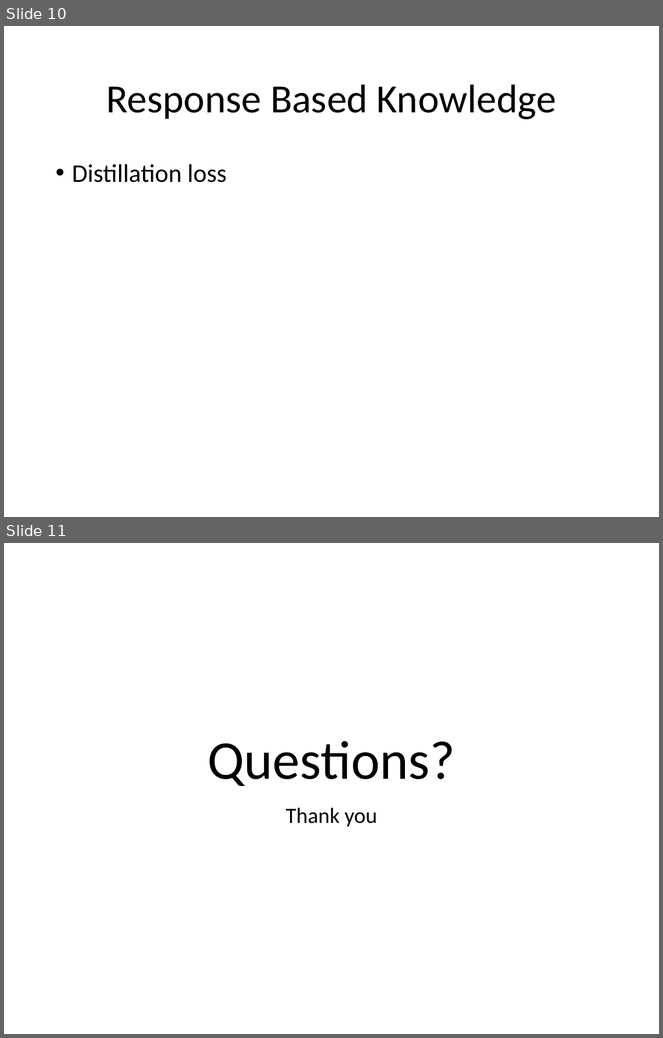
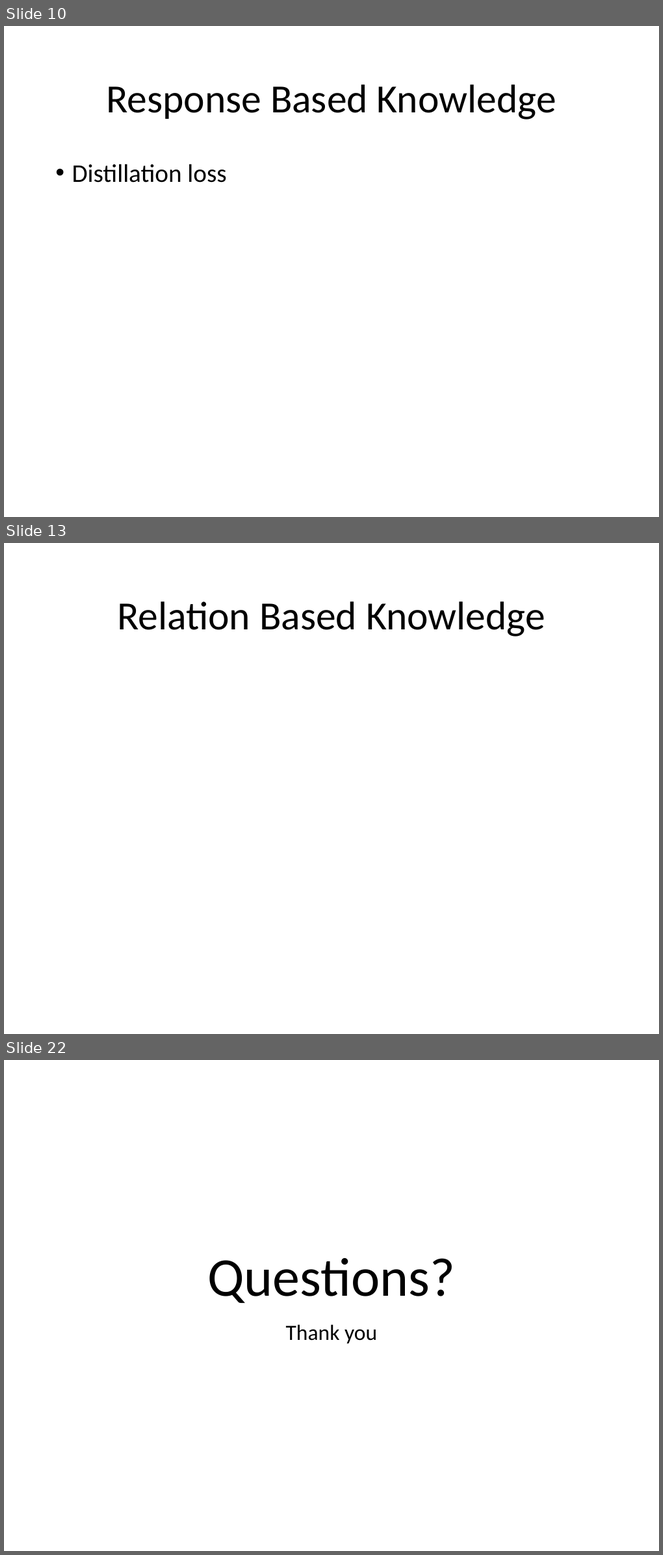
Before and after one commit to look4pritam/KnowledgeDistillation, a slide deck: Presentations/KnowledgeDistillation.pptx. Shown one above the other, each under a label of ours: slides 10 and 11 before the commit, slides 10, 13 and 22 after it; the slides between them are not shown. The pictures are 663x1038 and 663x1555 pixels, drawn with LibreOffice and Linux fonts; fonts in the diff are those of the drawing. Boxes give left, top, right and bottom in pixels: in the first picture for what was removed or moved away, otherwise in the second. Text is boxed around its words. In the diff, an @@ line names an element or a change of style, - is before the commit and + after.

```diff
--- a/Presentations/KnowledgeDistillation.pptx
+++ b/Presentations/KnowledgeDistillation.pptx
@@ slide 13 added at box(4, 543, 659, 1034), background #FFFFFF @@
@@ title added at box(117, 601, 545, 637), 44 pt, text #000000 @@
+Relation Based Knowledge
@@ what was slide 11 is now slide 22 @@
```
Also in this commit, not shown: 1 slide changed, 10 other slides added.
